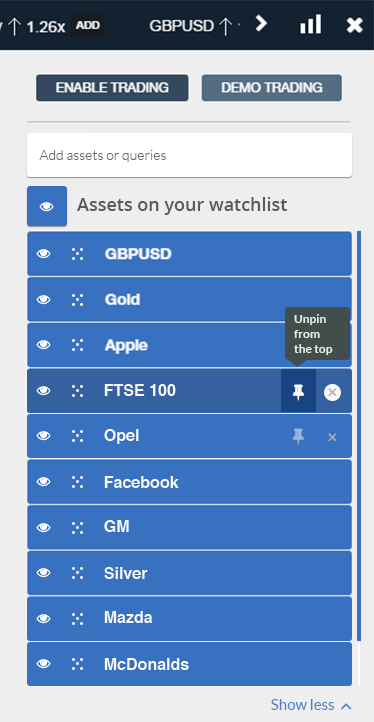
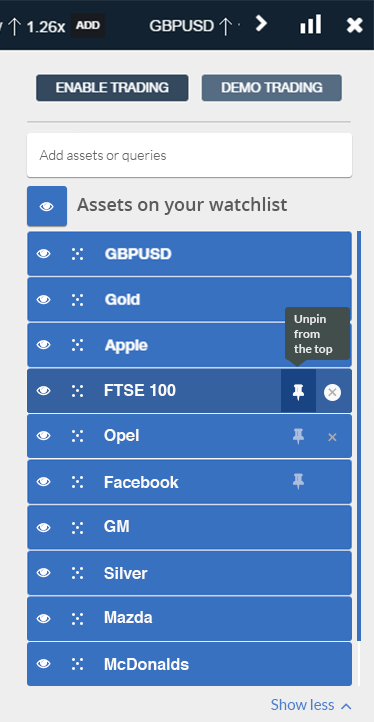
The second 374px x 722px image is a revision of the first. Changes to its layers:
added layer "action point копия 2 copy 2" (50%) in group "Hover (Enabled)" over (x1=292, y1=473, x2=304, y2=490)
